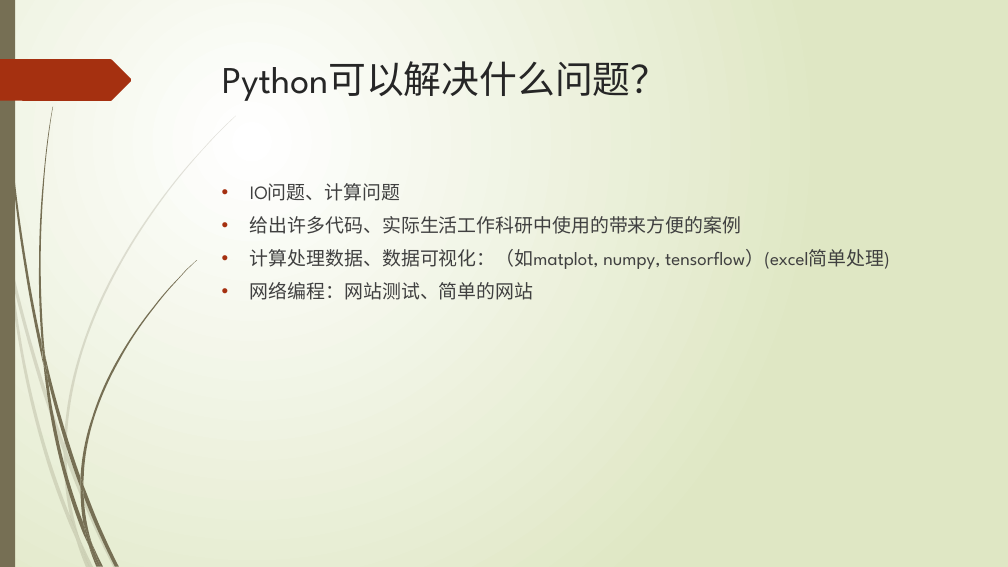
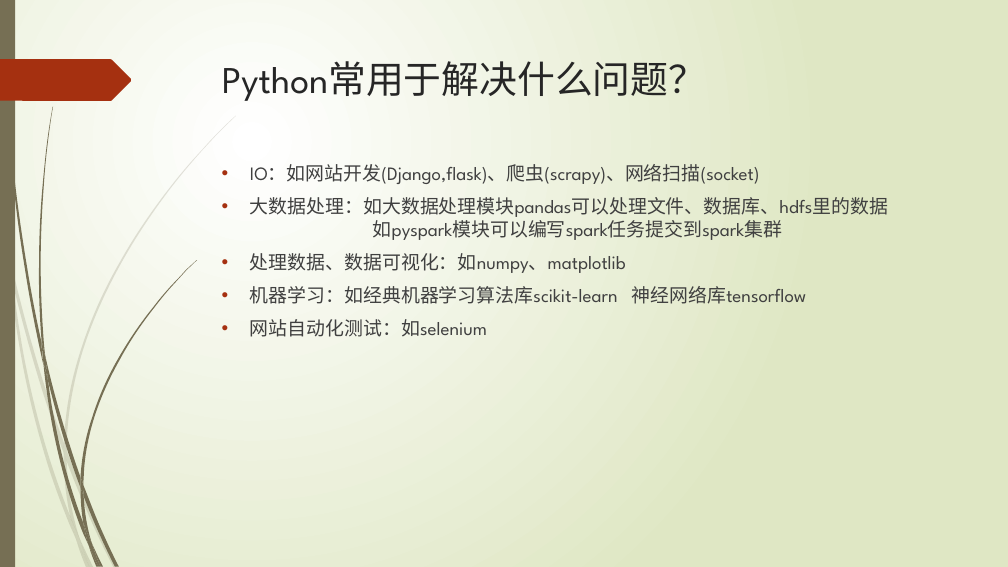
Before and after one commit to lspgithublxh/document, a slide deck: slide 3 of 编程语言/python/Python基础入门知识分享.pptx. Drawn at 1008x567 pixels with LibreOffice and Linux fonts; fonts in the diff are those of the drawing. Boxes give left, top, right and bottom in pixels: in the first picture for what was removed or moved away, otherwise in the second. Text is boxed around its words. In the diff, an @@ line names an element or a change of style, - is before the commit and + after.

```diff
--- a/编程语言/python/Python基础入门知识分享.pptx
+++ b/编程语言/python/Python基础入门知识分享.pptx
@@ title at bbox=[222, 61, 706, 101]: text changed @@
-Python可以解决什么问题？
+Python常用于解决什么问题？
@@ text at bbox=[250, 164, 888, 337]: text changed @@
-• IO问题、计算问题
-• 给出许多代码、实际生活工作科研中使用的带来方便的案例
-• 计算处理数据、数据可视化：（如matplot, numpy, tensorflow）(excel简单处理)
-• 网络编程：网站测试、简单的网站
+• IO：如网站开发(Django,flask)、爬虫(scrapy)、网络扫描(socket)
+• 大数据处理：如大数据处理模块pandas可以处理文件、数据库、hdfs里的数据
+  如pyspark模块可以编写spark任务提交到spark集群
+• 处理数据、数据可视化：如numpy、matplotlib
+• 机器学习：如经典机器学习算法库scikit-learn 神经网络库tensorflow
+• 网站自动化测试：如selenium
```
Also in this commit, not shown: 3 other slides changed, 2 slides added, 1 slide removed, 1 other file.
